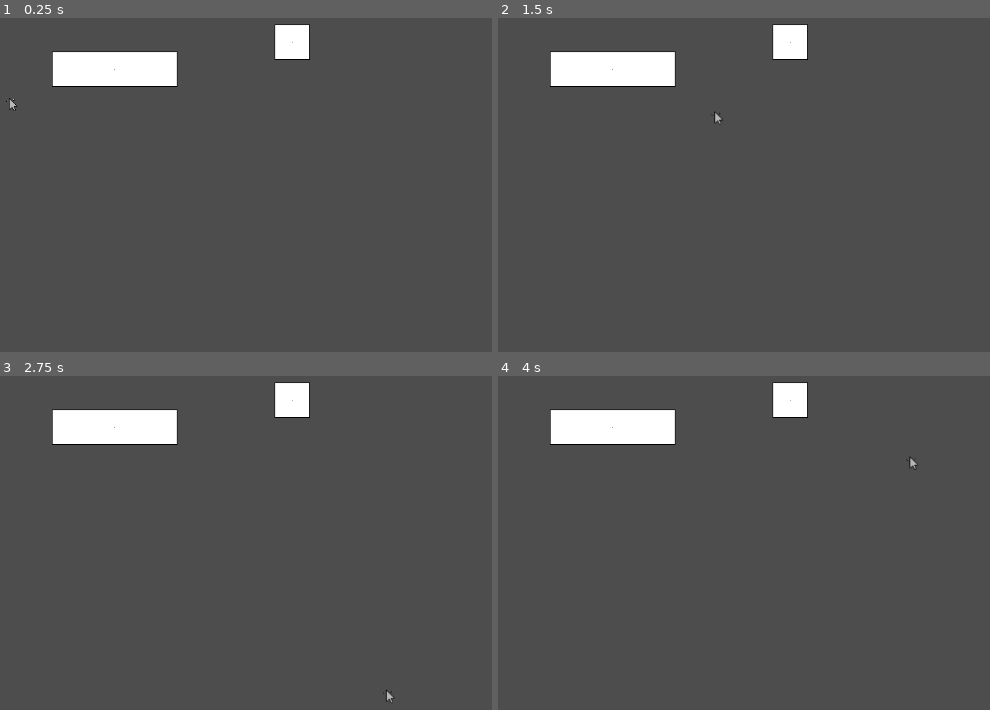
Above: before the commit, frames 1-4 (two rows, left to right).
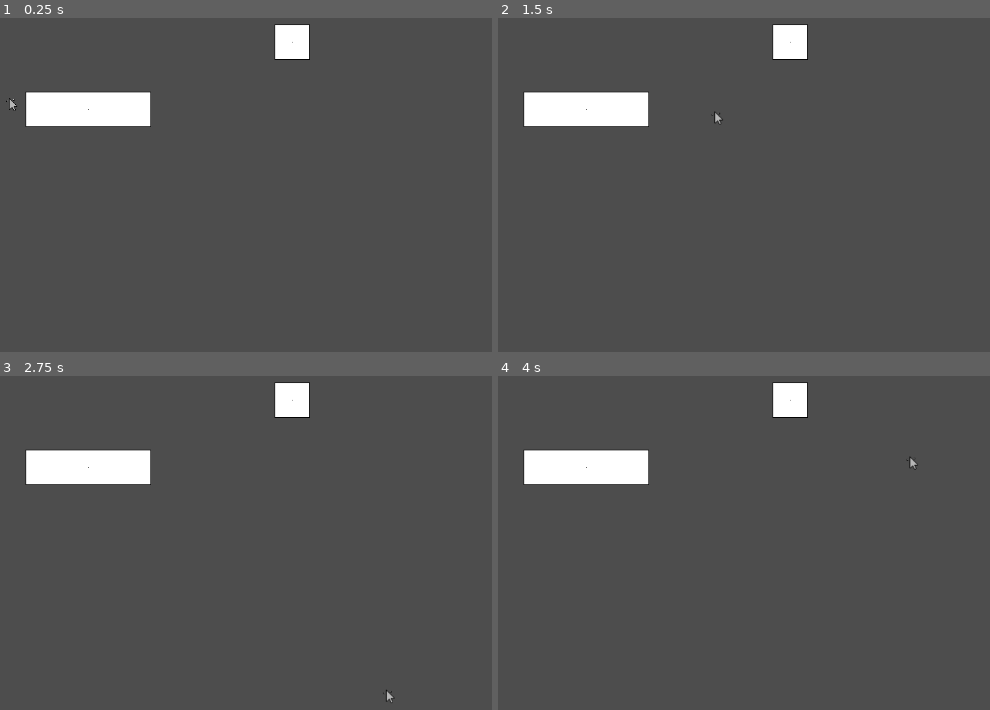
Above: after the commit, the same moments.

Repository: username123115/Clicky
Game: Godot game, scene res://intro.tscn
Same seed, same stepped clock (60 frames per second), same inputs: the game is played once before the commit and once after it.
Inputs:
- Up to frame 1 (0.25 s): no input
- Up to frame 2 (1.5 s): tap Enter at 0.5 s; hold L (move_right) 0.53-1.28 s; hold J (move_down) from 1.28 s (still down)
- Up to frame 3 (2.75 s): tap Space at 2 s; release J (move_down) at 2.03 s; hold L (move_right) from 2.03 s (still down)
- Up to frame 4 (4 s): tap Enter at 2.75 s; release L (move_right) at 2.78 s; hold K (move_up) 2.78-3.53 s; hold H (move_left) from 3.53 s (still down)

The runs differ from the first frame. In frame 1, 5.3% of the frame differs, in the area x 5-37%, y 9-33%; in frame 2, 5.3%; in frame 3, 5.3%; in frame 4, 5.3%.

Commit message:
set up event bus and move player config settings over to player.gd

Diff:
--- /dev/null
+++ b/event_bus.gd
@@ -0,0 +1,3 @@
+extends Node
+
+signal window_body_entered(body)
--- a/intro.tscn
+++ b/intro.tscn
@@ -15,5 +15,5 @@
 position = Vector2(404, -91)
 
 [node name="Window2" parent="." instance=ExtResource("2_2je34")]
-position = Vector2(148, -52)
+position = Vector2(110, 6)
 init_width = 180
--- a/player.gd
+++ b/player.gd
@@ -1,5 +1,4 @@
 extends CharacterBody2D
 
-
-const SPEED = 300.0
-const JUMP_VELOCITY = -400.0
+@export var FLOAT_SPEED : float = 450.0
+@export var FLOAT_ACCELL : float = 900.0
--- a/project.godot
+++ b/project.godot
@@ -14,6 +14,10 @@
 run/main_scene="res://intro.tscn"
 config/features=PackedStringArray("4.3", "Forward Plus")
 config/icon="res://icon.svg"
+
+[autoload]
+
+EventBus="*res://event_bus.gd"
 
 [input]
 
--- a/state_floating.gd
+++ b/state_floating.gd
@@ -1,6 +1,6 @@
 extends 'state.gd'
-@export var float_speed = 450.0
-@export var accel = 900.0
+@onready var float_speed = owner.FLOAT_SPEED
+@onready var accel = owner.FLOAT_ACCELL
 
 
 # Called when the node enters the scene tree for the first time.
